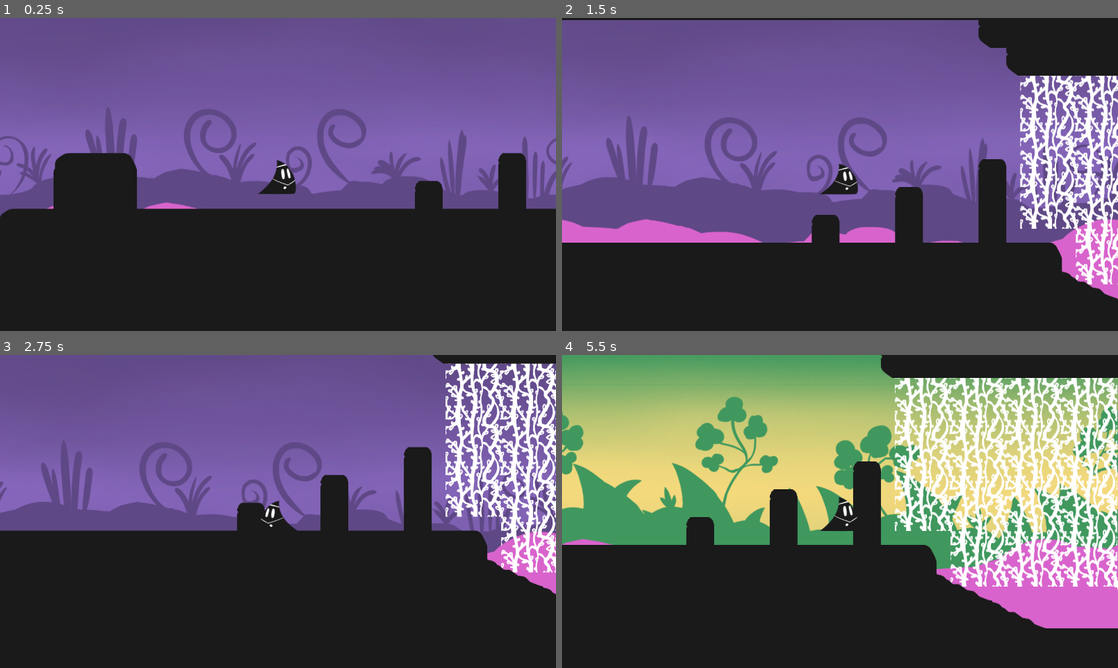
Above: before the commit, frames 1-4 (two rows, left to right).
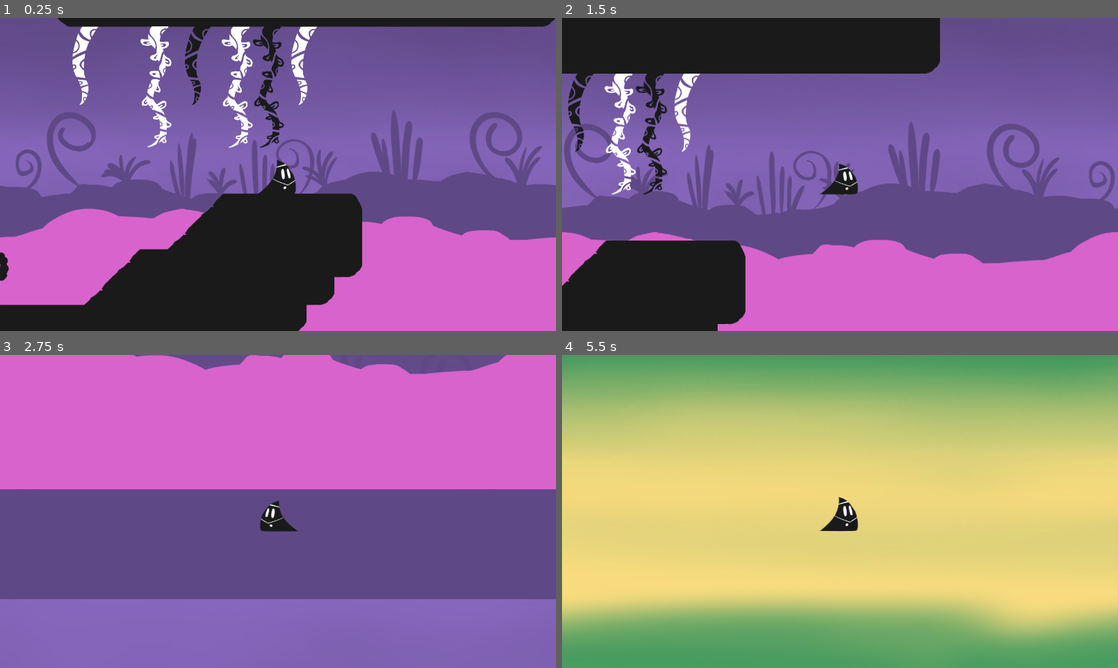
Above: after the commit, the same moments.

Repository: NicholasFlood2000/PirateSoftwareShadowAlchemy
Game: Godot game, scene res://Scenes/Levels/test/TestTest.tscn
The game is run twice, just before and just after one commit, with the same random seed, the same clock (stepped at 60 frames per second) and the same inputs. This scene is started directly instead of the project's main scene.
Inputs:
- Up to frame 1 (0.25 s): no input
- Up to frame 2 (1.5 s): hold D (MoveRight) from 0.53 s (still down); tap Space (Jump) at 0.77 s
- Up to frame 3 (2.75 s): tap Space (Jump) at 1.52 s; release D (MoveRight) at 2.03 s; hold Left (MoveLeft) from 2.03 s (still down)
- Up to frame 4 (5.5 s): release Left (MoveLeft) at 2.78 s; hold D (MoveRight) 2.78-4.28 s; tap Space (Jump) at 3.02, 3.77, 4.52 s; tap ` (Debug) at 4.15 s; hold Left (MoveLeft) 4.28-5.03 s; hold D (MoveRight) from 5.03 s (still down)

The runs differ from the first frame. In frame 1, 41% of the frame differs, in the area x 0-100%, y 0-100%; in frame 2, 54%; in frame 3, 93%; in frame 4, 70%.

Commit message:
Added stuff

Diff:
--- a/Objects/player.tscn
+++ b/Objects/player.tscn
@@ -1,10 +1,10 @@
-[gd_scene load_steps=11 format=3 uid="uid://5eyjl134dorw"]
+[gd_scene load_steps=13 format=3 uid="uid://5eyjl134dorw"]
 
 [ext_resource type="Script" path="res://Scripts/Player.gd" id="1_wk67q"]
 [ext_resource type="Texture2D" uid="uid://bsd72vhvg47n2" path="res://Assets/Graphics/playerchar.png" id="2_2ht03"]
 
 [sub_resource type="RectangleShape2D" id="RectangleShape2D_chcsq"]
-size = Vector2(60, 76)
+size = Vector2(44, 76)
 
 [sub_resource type="Animation" id="Animation_0pui7"]
 length = 0.001
@@ -43,6 +43,18 @@
 "transitions": PackedFloat32Array(1),
 "update": 0,
 "values": [Vector2(0, 0)]
+}
+tracks/3/type = "value"
+tracks/3/imported = false
+tracks/3/enabled = true
+tracks/3/path = NodePath("sprite/player_sprite:rotation")
+tracks/3/interp = 1
+tracks/3/loop_wrap = true
+tracks/3/keys = {
+"times": PackedFloat32Array(0),
+"transitions": PackedFloat32Array(1),
+"update": 0,
+"values": [0.0]
 }
 
 [sub_resource type="Animation" id="Animation_7cwi4"]
@@ -60,6 +72,42 @@
 "update": 1,
 "values": [1, 2, 3]
 }
+tracks/1/type = "value"
+tracks/1/imported = false
+tracks/1/enabled = true
+tracks/1/path = NodePath("sprite/player_sprite:rotation")
+tracks/1/interp = 1
+tracks/1/loop_wrap = true
+tracks/1/keys = {
+"times": PackedFloat32Array(0),
+"transitions": PackedFloat32Array(1),
+"update": 0,
+"values": [0.0]
+}
+tracks/2/type = "value"
+tracks/2/imported = false
+tracks/2/enabled = true
+tracks/2/path = NodePath("sprite/player_sprite:position")
+tracks/2/interp = 1
+tracks/2/loop_wrap = true
+tracks/2/keys = {
+"times": PackedFloat32Array(0),
+"transitions": PackedFloat32Array(1),
+"update": 0,
+"values": [Vector2(0, 0)]
+}
+tracks/3/type = "value"
+tracks/3/imported = false
+tracks/3/enabled = true
+tracks/3/path = NodePath("sprite/player_sprite:scale")
+tracks/3/interp = 1
+tracks/3/loop_wrap = true
+tracks/3/keys = {
+"times": PackedFloat32Array(0),
+"transitions": PackedFloat32Array(1),
+"update": 0,
+"values": [Vector2(1, 1)]
+}
 
 [sub_resource type="Animation" id="Animation_o2tiu"]
 resource_name = "idle"
@@ -99,6 +147,18 @@
 "update": 0,
 "values": [Vector2(1, 1)]
 }
+tracks/3/type = "value"
+tracks/3/imported = false
+tracks/3/enabled = true
+tracks/3/path = NodePath("sprite/player_sprite:rotation")
+tracks/3/interp = 1
+tracks/3/loop_wrap = true
+tracks/3/keys = {
+"times": PackedFloat32Array(0),
+"transitions": PackedFloat32Array(1),
+"update": 0,
+"values": [0.0]
+}
 
 [sub_resource type="Animation" id="Animation_d1fjj"]
 resource_name = "jump"
@@ -113,6 +173,42 @@
 "transitions": PackedFloat32Array(1),
 "update": 1,
 "values": [1]
+}
+tracks/1/type = "value"
+tracks/1/imported = false
+tracks/1/enabled = true
+tracks/1/path = NodePath("sprite/player_sprite:rotation")
+tracks/1/interp = 1
+tracks/1/loop_wrap = true
+tracks/1/keys = {
+"times": PackedFloat32Array(0),
+"transitions": PackedFloat32Array(1),
+"update": 0,
+"values": [0.0]
+}
+tracks/2/type = "value"
+tracks/2/imported = false
+tracks/2/enabled = true
+tracks/2/path = NodePath("sprite/player_sprite:scale")
+tracks/2/interp = 1
+tracks/2/loop_wrap = true
+tracks/2/keys = {
+"times": PackedFloat32Array(0),
+"transitions": PackedFloat32Array(1),
+"update": 0,
+"values": [Vector2(1, 1)]
+}
+tracks/3/type = "value"
+tracks/3/imported = false
+tracks/3/enabled = true
+tracks/3/path = NodePath("sprite/player_sprite:position")
+tracks/3/interp = 1
+tracks/3/loop_wrap = true
+tracks/3/keys = {
+"times": PackedFloat32Array(0),
+"transitions": PackedFloat32Array(1),
+"update": 0,
+"values": [Vector2(0, 0)]
 }
 
 [sub_resource type="Animation" id="Animation_dq5bj"]
@@ -129,6 +225,42 @@
 "transitions": PackedFloat32Array(1, 1, 1, 1, 1),
 "update": 1,
 "values": [4, 5, 6, 7, 8]
+}
+tracks/1/type = "value"
+tracks/1/imported = false
+tracks/1/enabled = true
+tracks/1/path = NodePath("sprite/player_sprite:rotation")
+tracks/1/interp = 1
+tracks/1/loop_wrap = true
+tracks/1/keys = {
+"times": PackedFloat32Array(0),
+"transitions": PackedFloat32Array(1),
+"update": 0,
+"values": [0.0]
+}
+tracks/2/type = "value"
+tracks/2/imported = false
+tracks/2/enabled = true
+tracks/2/path = NodePath("sprite/player_sprite:position")
+tracks/2/interp = 1
+tracks/2/loop_wrap = true
+tracks/2/keys = {
+"times": PackedFloat32Array(0),
+"transitions": PackedFloat32Array(1),
+"update": 0,
+"values": [Vector2(0, 0)]
+}
+tracks/3/type = "value"
+tracks/3/imported = false
+tracks/3/enabled = true
+tracks/3/path = NodePath("sprite/player_sprite:scale")
+tracks/3/interp = 1
+tracks/3/loop_wrap = true
+tracks/3/keys = {
+"times": PackedFloat32Array(0),
+"transitions": PackedFloat32Array(1),
+"update": 0,
+"values": [Vector2(1, 1)]
 }
 
 [sub_resource type="Animation" id="Animation_b7g7h"]
@@ -172,10 +304,102 @@
 "update": 0,
 "values": [Vector2(0, 0), Vector2(0, 5), Vector2(0, 5), Vector2(0, 0), Vector2(0, 0)]
 }
+tracks/3/type = "value"
+tracks/3/imported = false
+tracks/3/enabled = true
+tracks/3/path = NodePath("sprite/player_sprite:rotation")
+tracks/3/interp = 1
+tracks/3/loop_wrap = true
+tracks/3/keys = {
+"times": PackedFloat32Array(0),
+"transitions": PackedFloat32Array(1),
+"update": 0,
+"values": [0.0]
+}
+
+[sub_resource type="Animation" id="Animation_3ocei"]
+resource_name = "climbing"
+tracks/0/type = "value"
+tracks/0/imported = false
+tracks/0/enabled = true
+tracks/0/path = NodePath("sprite/player_sprite:rotation")
+tracks/0/interp = 1
+tracks/0/loop_wrap = true
+tracks/0/keys = {
+"times": PackedFloat32Array(0),
+"transitions": PackedFloat32Array(1),
+"update": 0,
+"values": [-0.424115]
+}
+tracks/1/type = "value"
+tracks/1/imported = false
+tracks/1/enabled = true
+tracks/1/path = NodePath("sprite/player_sprite:scale")
+tracks/1/interp = 1
+tracks/1/loop_wrap = true
+tracks/1/keys = {
+"times": PackedFloat32Array(0),
+"transitions": PackedFloat32Array(1),
+"update": 0,
+"values": [Vector2(1, 1)]
+}
+tracks/2/type = "value"
+tracks/2/imported = false
+tracks/2/enabled = true
+tracks/2/path = NodePath("sprite/player_sprite:position")
+tracks/2/interp = 1
+tracks/2/loop_wrap = true
+tracks/2/keys = {
+"times": PackedFloat32Array(0),
+"transitions": PackedFloat32Array(1),
+"update": 0,
+"values": [Vector2(0, 0)]
+}
+
+[sub_resource type="Animation" id="Animation_gx30m"]
+resource_name = "climbing_idle"
+tracks/0/type = "value"
+tracks/0/imported = false
+tracks/0/enabled = true
+tracks/0/path = NodePath("sprite/player_sprite:rotation")
+tracks/0/interp = 1
+tracks/0/loop_wrap = true
+tracks/0/keys = {
+"times": PackedFloat32Array(0),
+"transitions": PackedFloat32Array(1),
+"update": 0,
+"values": [-0.424115]
+}
+tracks/1/type = "value"
+tracks/1/imported = false
+tracks/1/enabled = true
+tracks/1/path = NodePath("sprite/player_sprite:position")
+tracks/1/interp = 1
+tracks/1/loop_wrap = true
+tracks/1/keys = {
+"times": PackedFloat32Array(0),
+"transitions": PackedFloat32Array(1),
+"update": 0,
+"values": [Vector2(0, 0)]
+}
+tracks/2/type = "value"
+tracks/2/imported = false
+tracks/2/enabled = true
+tracks/2/path = NodePath("sprite/player_sprite:scale")
+tracks/2/interp = 1
+tracks/2/loop_wrap = true
+tracks/2/keys = {
+"times": PackedFloat32Array(0),
+"transitions": PackedFloat32Array(1),
+"update": 0,
+"values": [Vector2(1, 1)]
+}
 
 [sub_resource type="AnimationLibrary" id="AnimationLibrary_3y805"]
 _data = {
 "RESET": SubResource("Animation_0pui7"),
+"climbing": SubResource("Animation_3ocei"),
+"climbing_idle": SubResource("Animation_gx30m"),
 "fall": SubResource("Animation_7cwi4"),
 "idle": SubResource("Animation_o2tiu"),
 "jump": SubResource("Animation_d1fjj"),
@@ -202,3 +426,8 @@
 libraries = {
 "": SubResource("AnimationLibrary_3y805")
 }
+
+[node name="VineDetection" type="Marker2D" parent="."]
+position = Vector2(0, 8)
+
+[node name="WaterDetection" type="Marker2D" parent="."]
--- /dev/null
+++ b/Objects/vine/vine.tscn
@@ -0,0 +1,20 @@
+[gd_scene load_steps=4 format=3 uid="uid://bxsx5umdmpcj8"]
+
+[ext_resource type="Texture2D" uid="uid://c17wida2j8dwe" path="res://Assets/Graphics/White small Vine 120.png" id="1_enc04"]
+[ext_resource type="Script" path="res://Scripts/TreeModulation.gd" id="2_8male"]
+
+[sub_resource type="RectangleShape2D" id="RectangleShape2D_o4i1f"]
+size = Vector2(86, 179)
+
+[node name="Vine" type="Area2D"]
+collision_layer = 512
+collision_mask = 0
+
+[node name="CollisionShape2D" type="CollisionShape2D" parent="."]
+position = Vector2(0, 89.5)
+shape = SubResource("RectangleShape2D_o4i1f")
+
+[node name="WhiteSmallVine" type="Sprite2D" parent="."]
+texture = ExtResource("1_enc04")
+offset = Vector2(0, 120)
+script = ExtResource("2_8male")
--- /dev/null
+++ b/Objects/vine/vine2.tscn
@@ -0,0 +1,17 @@
+[gd_scene load_steps=4 format=3 uid="uid://drxc735wfbopw"]
+
+[ext_resource type="PackedScene" uid="uid://bxsx5umdmpcj8" path="res://Objects/vine/vine.tscn" id="1_k8ivd"]
+[ext_resource type="Texture2D" uid="uid://cxymhl6d5g3io" path="res://Assets/Graphics/White Vine 120.png" id="2_4xy76"]
+
+[sub_resource type="RectangleShape2D" id="RectangleShape2D_s7k58"]
+size = Vector2(86, 282)
+
+[node name="Vine" instance=ExtResource("1_k8ivd")]
+
+[node name="CollisionShape2D" parent="." index="0"]
+position = Vector2(0, 141)
+shape = SubResource("RectangleShape2D_s7k58")
+
+[node name="WhiteSmallVine" parent="." index="1"]
+texture = ExtResource("2_4xy76")
+offset = Vector2(0, 180)
--- a/Scenes/Levels/test/TestTest.tscn
+++ b/Scenes/Levels/test/TestTest.tscn
@@ -10,6 +10,8 @@
 [ext_resource type="Texture2D" uid="uid://c4l2hgr1jbn4a" path="res://Assets/Graphics/Tree top.png" id="8_ydxq2"]
 [ext_resource type="PackedScene" uid="uid://d0uj15vrm0v1s" path="res://Scenes/Objects/Trees/tree_2_branch_2.tscn" id="9_kp3mv"]
 [ext_resource type="Script" path="res://Scripts/TreeModulation.gd" id="10_su4ho"]
+[ext_resource type="PackedScene" uid="uid://bxsx5umdmpcj8" path="res://Objects/vine/vine.tscn" id="11_gbqax"]
+[ext_resource type="PackedScene" uid="uid://drxc735wfbopw" path="res://Objects/vine/vine2.tscn" id="12_14std"]
 
 [node name="BaseLevel" instance=ExtResource("1_wranl")]
 
@@ -17,7 +19,7 @@
 layer_0/tile_data = PackedInt32Array(655360, 65539, 0, 655361, 65539, 0, 655362, 65539, 0, 655363, 65539, 0, 655364, 65 …(22731 unchanged characters)…
 
 [node name="Player" parent="." index="4"]
-position = Vector2(517, 528)
+position = Vector2(3006, 529)
 
 [node name="Tree" type="Sprite2D" parent="." index="5"]
 position = Vector2(2110, 769)
@@ -71,3 +73,9 @@
 [node name="Tree2Branch2" parent="BigTree" index="5" instance=ExtResource("9_kp3mv")]
 position = Vector2(1976, 801)
 script = ExtResource("10_su4ho")
+
+[node name="Vine" parent="." index="12" instance=ExtResource("11_gbqax")]
+position = Vector2(2820, 192)
+
+[node name="Vine2" parent="." index="13" instance=ExtResource("12_14std")]
+position = Vector2(2985, 192)
--- a/Scripts/Level.gd
+++ b/Scripts/Level.gd
@@ -15,7 +15,7 @@
 var CurrentBackground = "Water"
 # Called when the node enters the scene tree for the first time.
 func _ready():
-	pass # Replace with function body.
+	BackgroundChanged.emit( CurrentBackground )
 
 
 # Called every frame. 'delta' is the elapsed time since the previous frame.
@@ -54,4 +54,5 @@
 			WaterBackgroundFront.visible = false
 			EarthBackgroundFront.visible = true
 			CurrentBackground = "Earth"
-			BackgroundChanged.emit("Earth")
+
+	BackgroundChanged.emit( CurrentBackground )
--- a/Scripts/Player.gd
+++ b/Scripts/Player.gd
@@ -1,11 +1,29 @@
 extends CharacterBody2D
 
 
-const SPEED = 400.0
+#const SPEED = 400.0
 const JUMP_VELOCITY = -500.0
 
+
+@export var gravity = 1000
+@export var movement_speed = 500
+@export var acceleration :float = 7.0
+@export var deceleration :float = 10.0
+@export var jump_velocity = -600.0
+
+@export var coyote_set_time = 0.5
+@export var jump_buffer_set_time = 0.5
+
+@onready var vine_detection_marker = $VineDetection
+@onready var water_detection_marker = $WaterDetection
+
+
+
+
 # Get the gravity from the project settings to be synced with RigidBody nodes.
-var gravity = ProjectSettings.get_setting("physics/2d/default_gravity")
+#var gravity = ProjectSettings.get_setting("physics/2d/default_gravity")
+
+var hanging_vine = null
 
 
 func _physics_process(delta):
@@ -21,11 +39,53 @@
 	# As good practice, you should replace UI actions with custom gameplay actions.
 	var direction = Input.get_axis("MoveLeft", "MoveRight")
 	if direction:
-		velocity.x = direction * SPEED
+		velocity.x = lerp(velocity.x, direction * movement_speed, acceleration * delta)
+		#velocity.x = direction * movement_speed
 		$sprite.scale.x = 1 if direction > 0 else -1
 		$AnimationPlayer.play("walk")
 	else:
 		$AnimationPlayer.play("idle")
-		velocity.x = move_toward(velocity.x, 0, SPEED)
+		velocity.x = lerp(velocity.x, 0.0, deceleration * delta)
+
+#	This is there for testing, please change/remove when writting a proper system for it
+	if detect_vine():
+		velocity.y = 0
 
 	move_and_slide()
+
+	#print(detect_vine())
+
+func detect_vine() -> bool:
+	var space_state = get_world_2d().direct_space_state
+	var shape_queary = PhysicsPointQueryParameters2D.new()
+
+	shape_queary.position = vine_detection_marker.global_position
+	shape_queary.collide_with_areas = true;
+	shape_queary.collide_with_bodies = false;
+	shape_queary.collision_mask = 1 << 9
+	if hanging_vine:
+		shape_queary.exclude = [ hanging_vine ]
+
+	var result := space_state.intersect_point(shape_queary, 1)
+
+	if result:
+		return true
+
+	return false
+
+func detect_water() -> bool:
+
+	var space_state = get_world_2d().direct_space_state
+	var shape_queary = PhysicsPointQueryParameters2D.new()
+
+	shape_queary.position = vine_detection_marker.global_position
+	shape_queary.collide_with_areas = true;
+	shape_queary.collide_with_bodies = false;
+	shape_queary.collision_mask = 1 << 10
+
+	var result := space_state.intersect_point(shape_queary, 1)
+
+	if result:
+		return true
+
+	return false
--- a/project.godot
+++ b/project.godot
@@ -56,6 +56,11 @@
 ]
 }
 
+[layer_names]
+
+2d_physics/layer_10="Vine"
+2d_physics/layer_11="Water"
+
 [rendering]
 
 renderer/rendering_method="gl_compatibility"
Not shown: 1 places in Scenes/Levels/test/TestTest.tscn that only renumber resources
